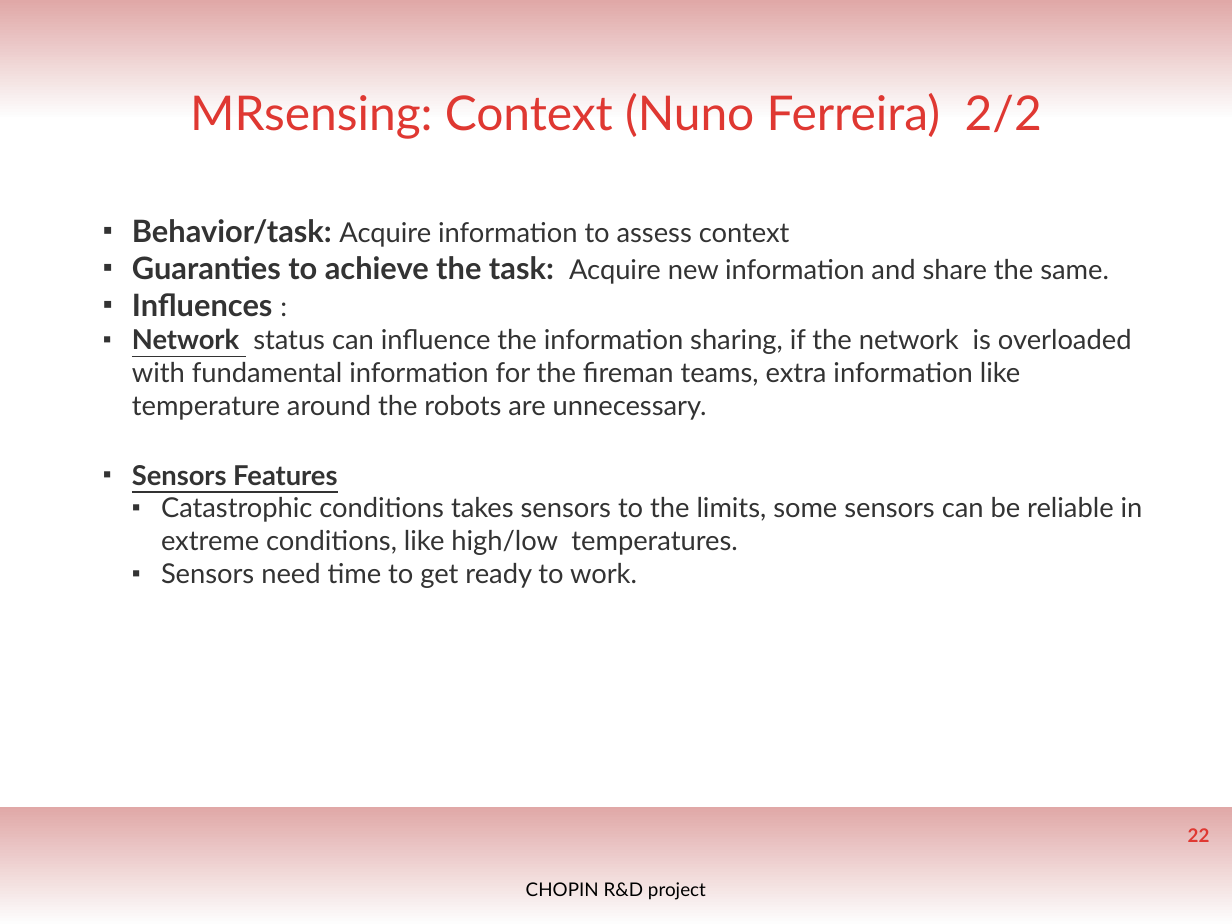
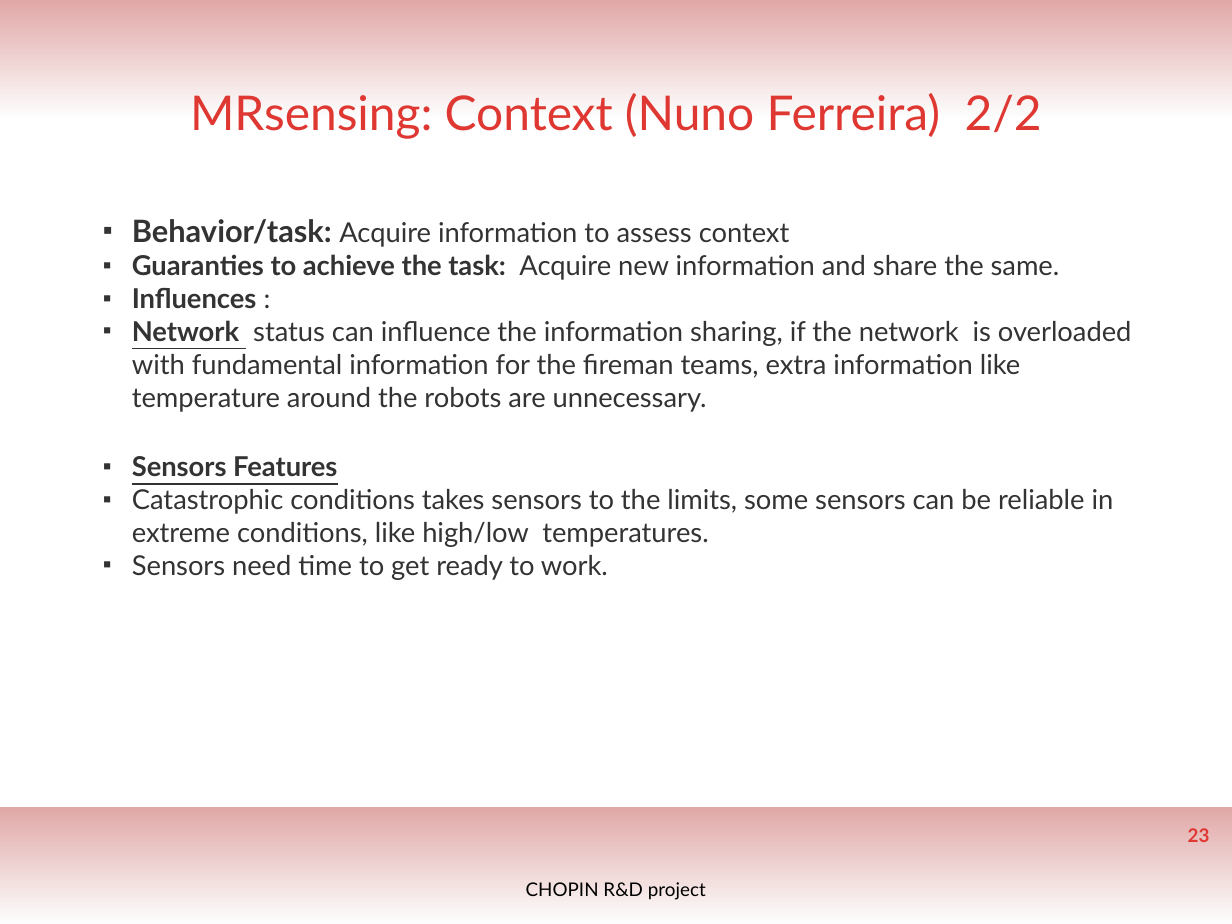
Before and after one commit to olchandra/Context_Awareness_CHOPIN, a slide deck: slide 23 of Context Papers/ISR_meeting_Context_Awarenes.pptx (slide 22 before the commit). Drawn at 1232x924 pixels with LibreOffice and Linux fonts; fonts in the diff are those of the drawing; background and template pictures are left out. Boxes give left, top, right and bottom in pixels: in the first picture for what was removed or moved away, otherwise in the second. Text is boxed around its words. In the diff, an @@ line names an element or a change of style, - is before the commit and + after.

```diff
--- a/Context Papers/ISR_meeting_Context_Awarenes.pptx
+++ b/Context Papers/ISR_meeting_Context_Awarenes.pptx
@@ text at bbox=[132, 254, 1114, 580]: size 18 to 16 pt in "Guaranties to achieve the task:", "Influences"; list level 3 to 2 in "Catastrophic conditions takes sensors to ..."; list level 3 to 2 in "Sensors need time to get ..." @@
@@ page number at bbox=[1188, 828, 1210, 842]: text changed @@
-22
+23
```
Also in this commit, not shown: 16 other slides changed, 1 slide added, 1 other file.
